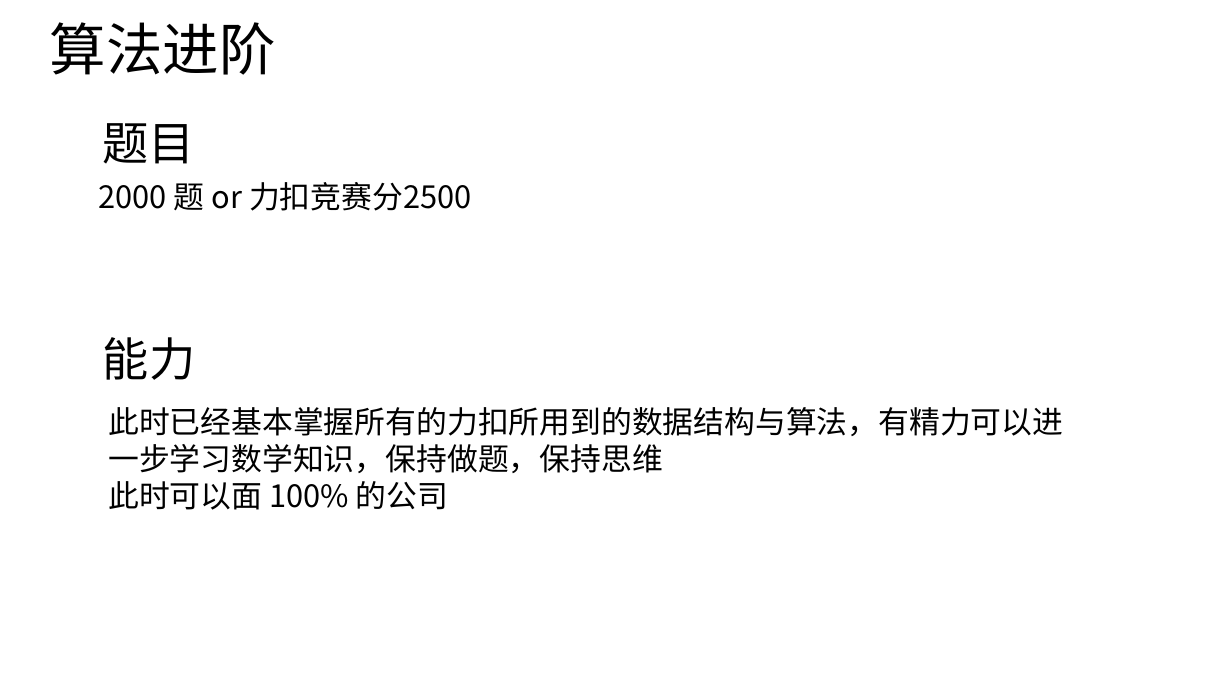
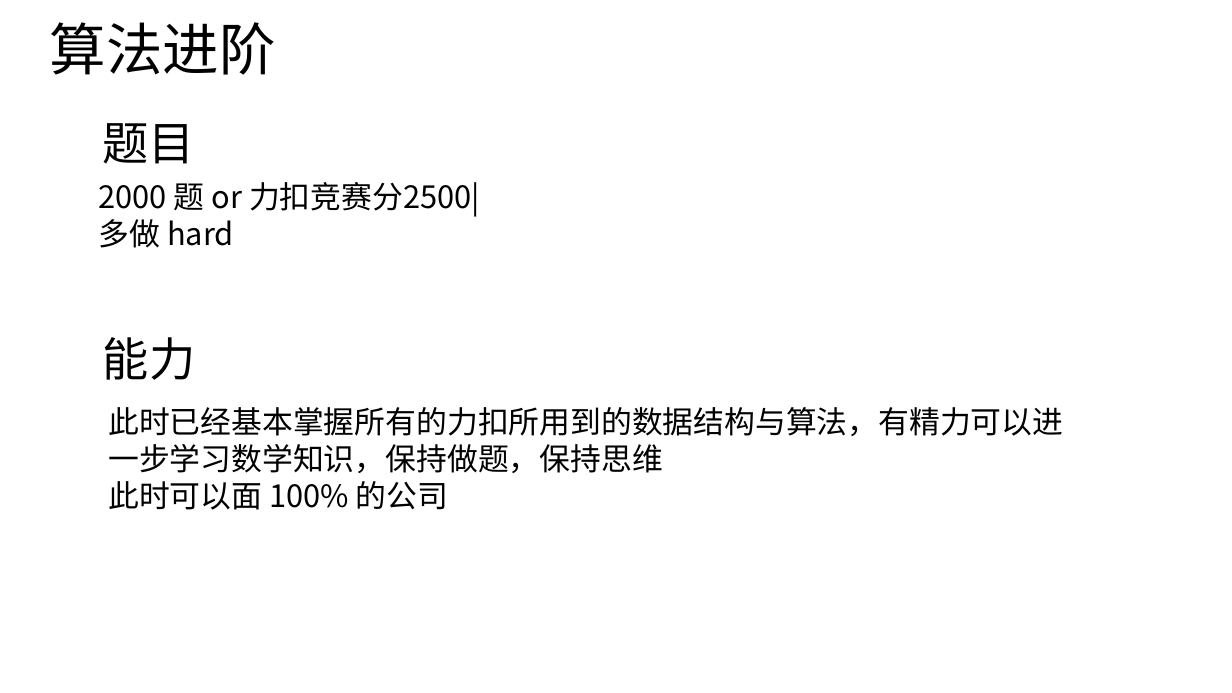
Before and after one commit to aiwujingxin/Algorithms, a slide deck: slide 3 of xmind/刷题指南.pptx. Drawn at 1232x693 pixels with LibreOffice and Linux fonts; fonts in the diff are those of the drawing. Boxes give left, top, right and bottom in pixels: in the first picture for what was removed or moved away, otherwise in the second. Text is boxed around its words. In the diff, an @@ line names an element or a change of style, - is before the commit and + after.

```diff
--- a/xmind/刷题指南.pptx
+++ b/xmind/刷题指南.pptx
@@ text at (x1=99, y1=182, x2=480, y2=248): text changed @@
-2000 题 or 力扣竞赛分2500
+2000 题 or 力扣竞赛分2500|
+多做 hard
```
Also in this commit, not shown: 8 other files.
